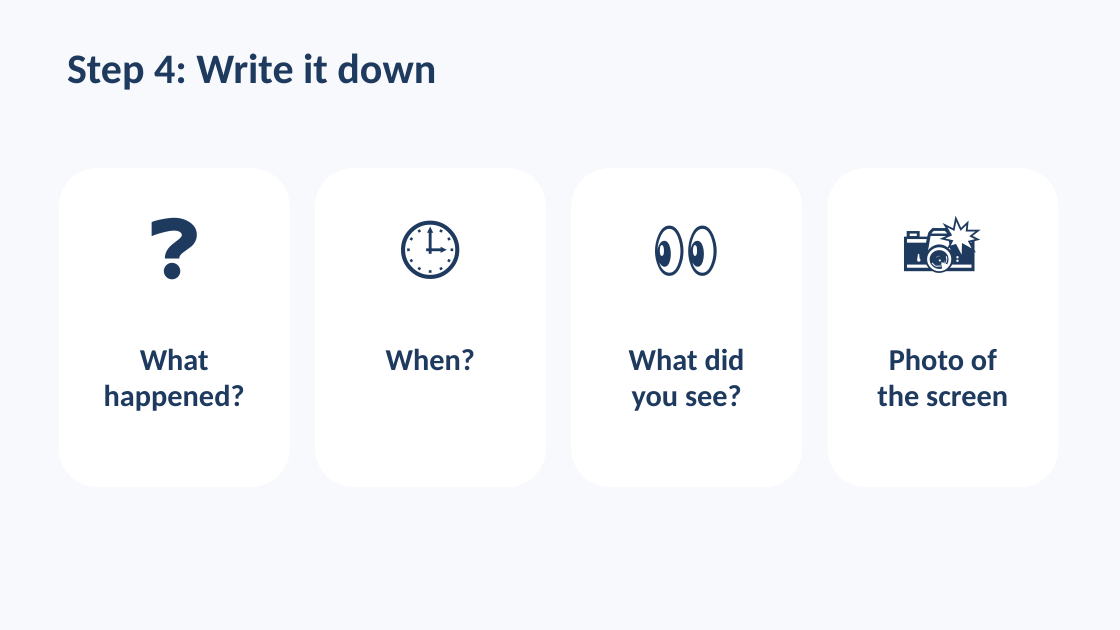
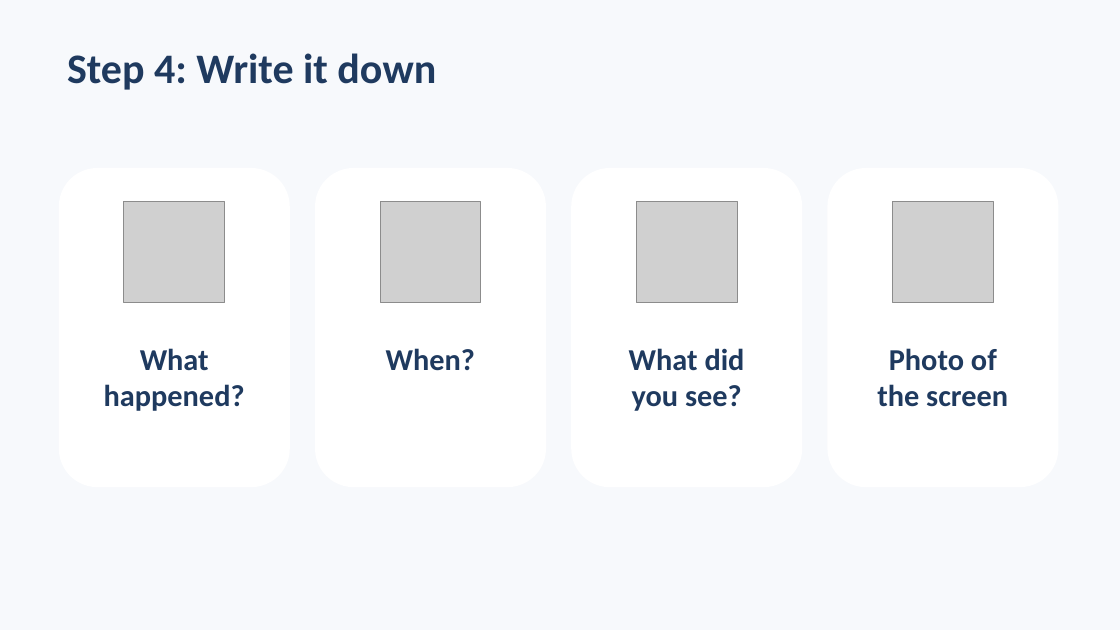
Before and after one commit to algoga22/Focus-Activity-Training3, a slide deck: slide 16 of slides/Training3_Slides.pptx. Drawn at 1120x630 pixels with LibreOffice and Linux fonts; fonts in the diff are those of the drawing; grey boxes stand for pictures. Boxes give left, top, right and bottom in pixels: in the first picture for what was removed or moved away, otherwise in the second. Text is boxed around its words. In the diff, an @@ line names an element or a change of style, - is before the commit and + after.

```diff
--- a/slides/Training3_Slides.pptx
+++ b/slides/Training3_Slides.pptx
@@ text removed at (59, 193, 290, 319) @@
-❓
@@ picture added at (124, 202, 225, 302) @@
@@ text removed at (315, 193, 546, 319) @@
-🕒
@@ picture added at (381, 202, 481, 302) @@
@@ text removed at (571, 193, 802, 319) @@
-👀
@@ picture added at (637, 202, 738, 302) @@
@@ text removed at (828, 193, 1059, 319) @@
-📸
@@ picture added at (892, 202, 993, 302) @@
```
Also in this commit, not shown: 6 other slides changed, 4 other files.
